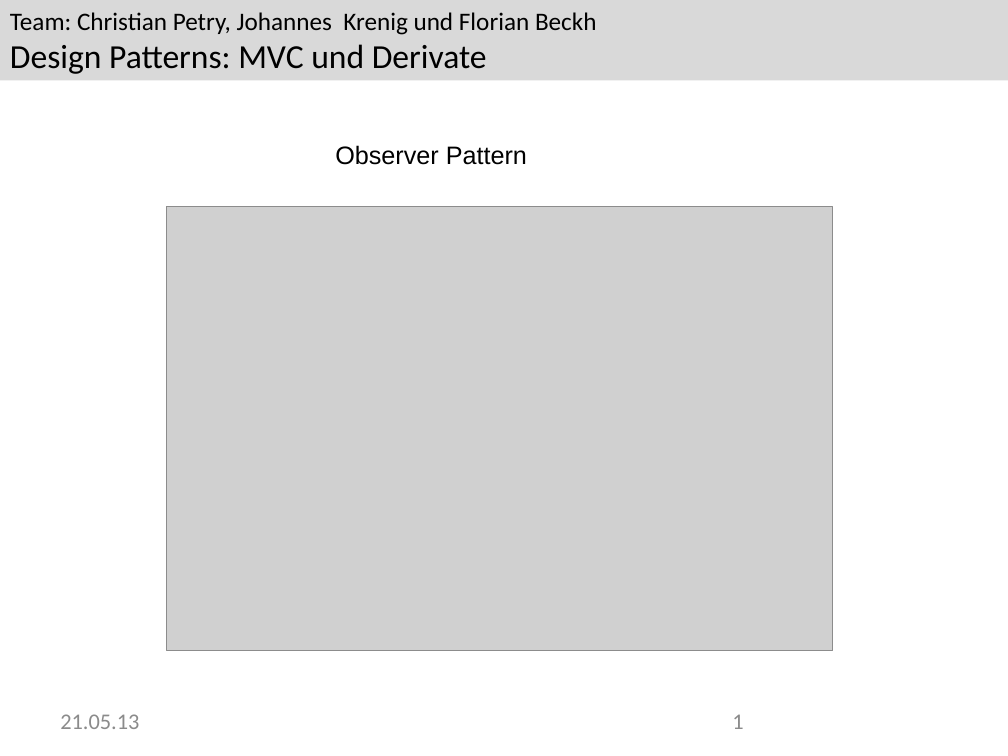
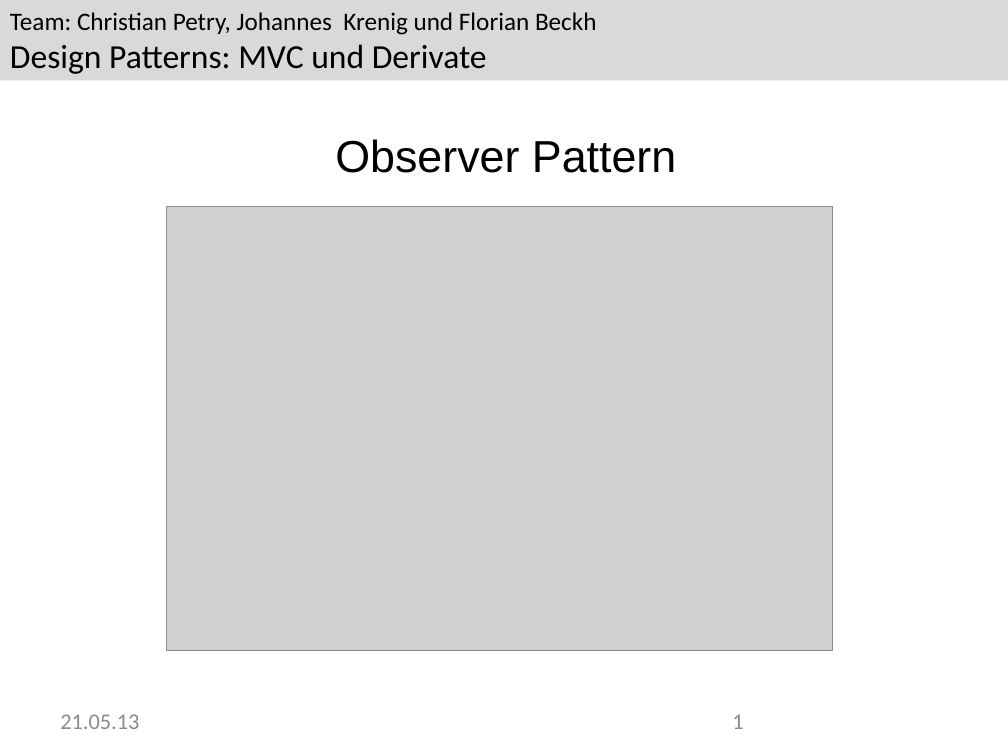
Before and after one commit to Greever/Design-Pattern-MVC, a slide deck: slide 1 of Dokumentation/Praesentation/Praesentation.pptx. Drawn at 1008x756 pixels with LibreOffice and Linux fonts; fonts in the diff are those of the drawing; grey boxes stand for pictures; background and template pictures are left out. Boxes give left, top, right and bottom in pixels: in the first picture for what was removed or moved away, otherwise in the second. Text is boxed around its words. In the diff, an @@ line names an element or a change of style, - is before the commit and + after.

Commit message:
enhanced observer part in presentation

```diff
--- a/Dokumentation/Praesentation/Praesentation.pptx
+++ b/Dokumentation/Praesentation/Praesentation.pptx
@@ text "Observer Pattern" at bbox=[335, 139, 676, 173]: size 18 to 32 pt @@
```
Also in this commit, not shown: 10 other slides changed.
